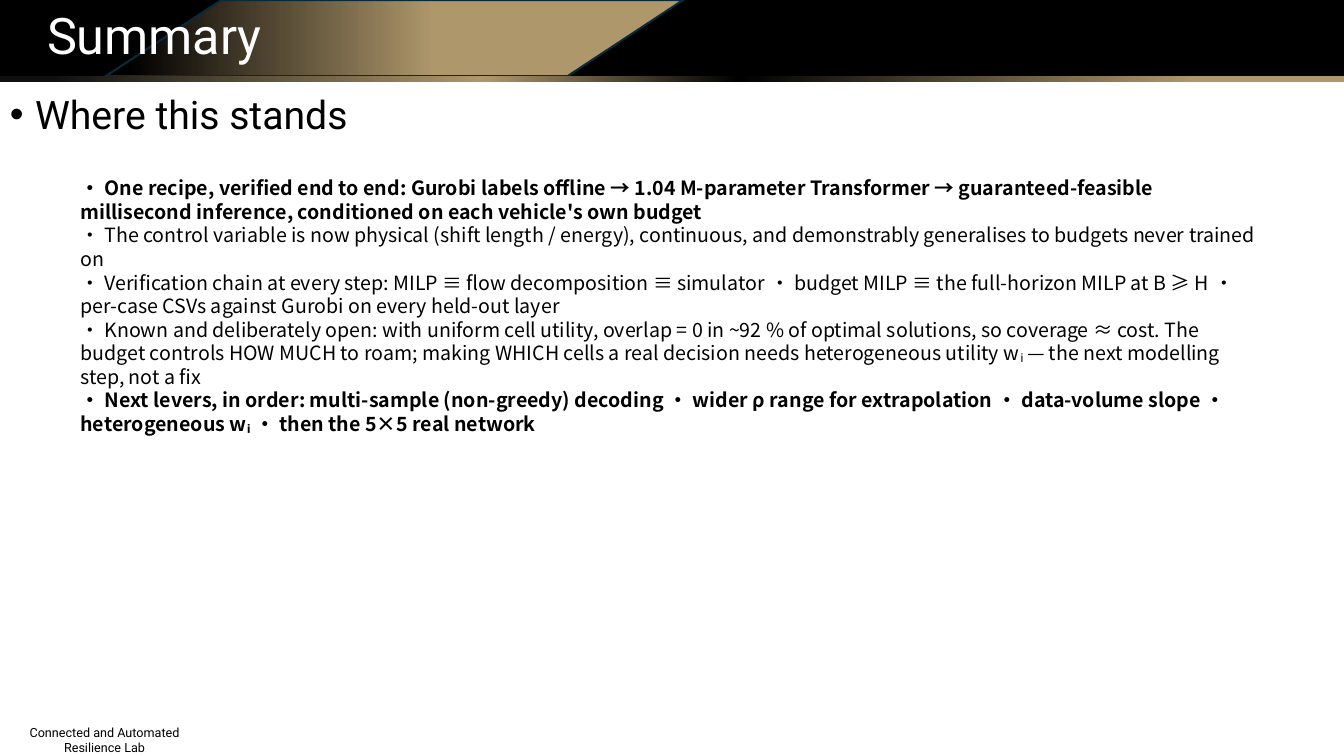
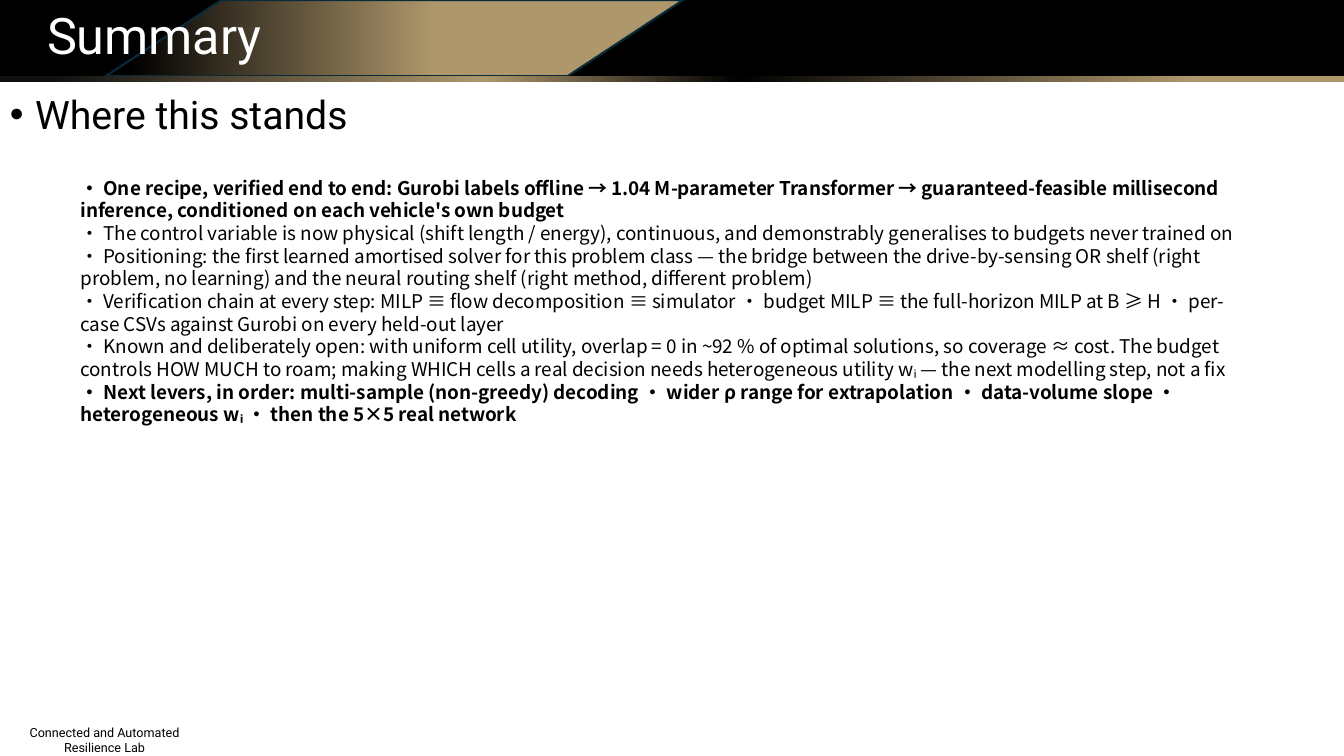
Before and after one commit to Dylan-Wyl10/RoboSense, a slide deck: slide 21 of experiments/20260804-budget-conditioning/ppt/sensing_routing_method_and_results.pptx (slide 15 before the commit). Drawn at 1344x756 pixels with LibreOffice and Linux fonts; fonts in the diff are those of the drawing; background and template pictures are left out. Boxes give left, top, right and bottom in pixels: in the first picture for what was removed or moved away, otherwise in the second. Text is boxed around its words. In the diff, an @@ line names an element or a change of style, - is before the commit and + after.

Commit message:
deck v2 (21 slides): budget-assignment algorithm slide, before/after objectives, rigorous alpha-switch proofs (rendered equations), literature matrix+takeaway, split training/generation pipelines, native editable architecture diagrams (elbow connectors)

```diff
--- a/experiments/20260804-budget-conditioning/ppt/sensing_routing_method_and_results.pptx
+++ b/experiments/20260804-budget-conditioning/ppt/sensing_routing_method_and_results.pptx
@@ text at bbox=[80, 179, 1233, 426]: size 14 to 13.5 pt in "• One recipe, verified end to end: ...", "• The control variable is now physical ...", "• Verification chain at every step: MILP ...", "• Known and deliberately open: with uniform ..." and 1 more places @@
@@ text at bbox=[80, 243, 1200, 290]: paragraph added @@
+• Positioning: the first learned amortised solver for this problem class — the bridge between the drive-by-sensing OR shelf (right problem, no learning) and the neural routing shelf (right method, different problem)
```
Also in this commit, not shown: 5 other slides changed, 11 slides added, 5 slides removed, 13 other files.
